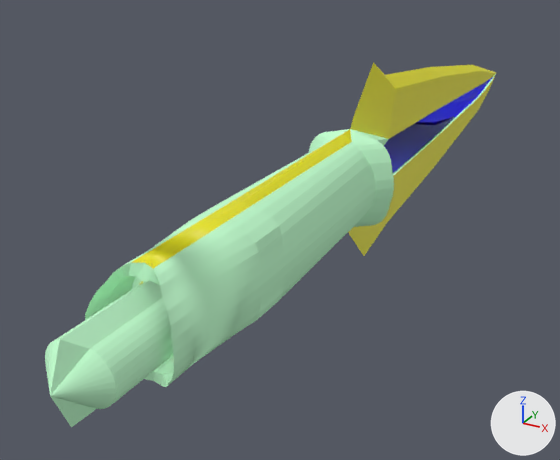
The Blender file devsrc/blender_files/jdeivid/ruina/v1/dagger_v1.blend: old version first, new version second.
Before and after are seen from a 50 mm camera at (9.2, -17.8, 8.4) aimed at (-2.4, 3.4, -2.2). The lights are fixed; the arrows at lower right show +X, +Y and +Z. The older version comes first.

The first picture shows 'dagger_v1'.
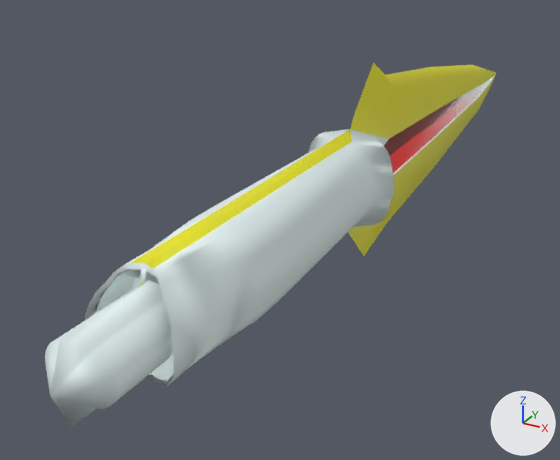
Changed parts and their boxes (x1, y1, x2, y2) in the pictures (560 x 460 px; the box of a moved part takes in the faces that stretch with it):
'dagger_v1', surface changed: (45, 66, 496, 428) in both
part 1 of me_dagger_v1, moved or reshaped (not visible before): after (456, 78, 492, 116)
part 2 of me_dagger_v1, surface changed: (131, 66, 496, 285) in both
part 3 of me_dagger_v1, recoloured (blue to red): before (384, 78, 492, 173); after (384, 99, 457, 173)

The change, as a diff of the scene's bpy script:
```diff
--- a/devsrc/blender_files/jdeivid/ruina/v1/dagger_v1.blend.py
+++ b/devsrc/blender_files/jdeivid/ruina/v1/dagger_v1.blend.py
@@ img_c_invasion_wrangler_laser_png @@
+img_c_invasion_wrangler_laser_png = load_image('c_invasion_wrangler_laser.png', '../c_invasion_wrangler_laser.png', 16, 16, 'sRGB')
@@ img_painted_wood_01_png @@
+img_painted_wood_01_png = load_image('painted_wood_01.png', '../painted_wood_01.png', 512, 512, 'sRGB')
@@ mat_painted_wood_01 @@
-mat_painted_wood_01 = diffuse_material('painted_wood_01')
-mat_painted_wood_01.base_color = (0.552, 0.993, 0.633)  # green #c4fed0
+mat_painted_wood_01 = principled_material('painted_wood_01')
+mat_painted_wood_01.texture = img_painted_wood_01_png
@@ mat_c_invasion_wrangler_laser @@
+mat_c_invasion_wrangler_laser = principled_material('c_invasion_wrangler_laser')
+mat_c_invasion_wrangler_laser.texture = img_c_invasion_wrangler_laser_png  # with its transparency
@@ me_dagger_v1 @@
 me_dagger_v1.from_pydata(...)  # 248 vertices, 475 faces; spans x 0.0..1.5, y -9.6..21.2, z -3.4..3.4
 # used by ob_dagger_v1; location = (0.0, 0.0, 0.0)
+# me_dagger_v1 part 1
+# 14 faces are deleted
+# 14 new faces join them, mat_painted_wood_01 (picture img_painted_wood_01_png)
+# me_dagger_v1 part 2: 90 kept faces spanning x 0.0..0.9, y -6.8..21.2, z -3.4..3.4 get new texture (UV) coordinates
+# me_dagger_v1 part 3: 10 faces spanning x 0.1..0.3, y 4.6..21.0, z -0.8..0.8 switch from mat_blue (blue #1d12e7) to mat_c_invasion_wrangler_laser (picture img_c_invasion_wrangler_laser_png)
 me_dagger_v1.materials.append(mat_c_frying_pan_gold)
```
